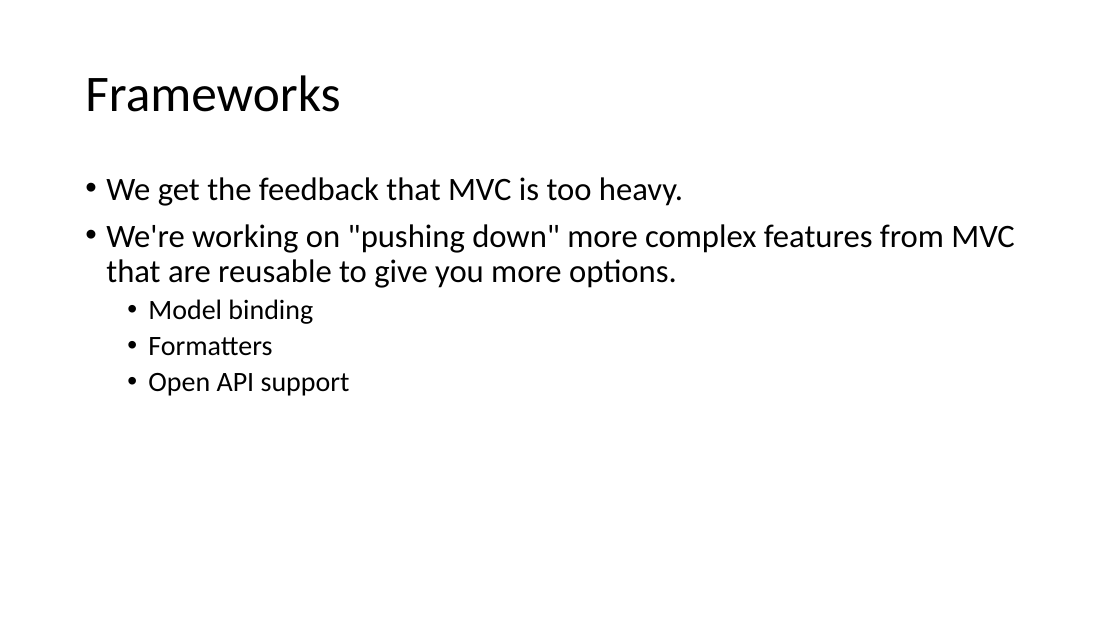
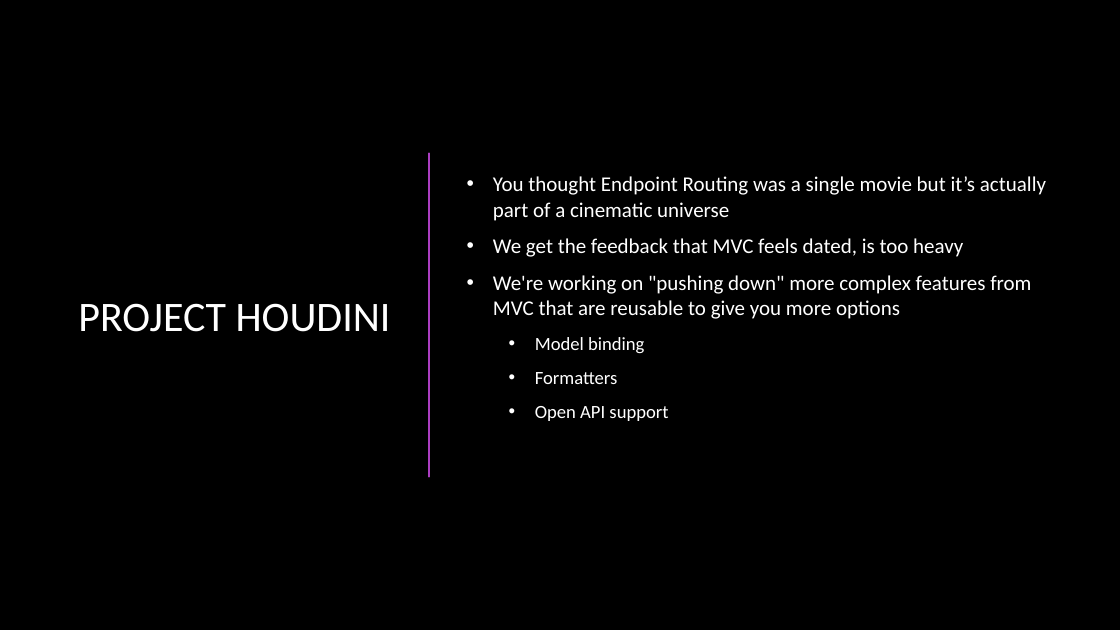
Before and after one commit to rynowak/Presentations, a slide deck: slide 13 of 2019/NDCSyndey/slides.pptx. Drawn at 1120x630 pixels with LibreOffice and Linux fonts; fonts in the diff are those of the drawing; background and template pictures are left out. Boxes give left, top, right and bottom in pixels: in the first picture for what was removed or moved away, otherwise in the second. Text is boxed around its words. In the diff, an @@ line names an element or a change of style, - is before the commit and + after.

```diff
--- a/2019/NDCSyndey/slides.pptx
+++ b/2019/NDCSyndey/slides.pptx
@@ background #FFFFFF to picture (left out) @@
@@ title removed at (x1=85, y1=75, x2=340, y2=112) @@
-Frameworks
@@ text "You thought Endpoint Routing was ..." moved from (x1=106, y1=177, x2=1015, y2=396) to (x1=493, y1=176, x2=1046, y2=421) @@
@@ text "You thought Endpoint Routing was ..." at (x1=493, y1=176, x2=1046, y2=421): vertical alignment top to middle @@
@@ line added from (429, 153) to (429, 476), #AC3EC1 1.5 pt @@
@@ text at (x1=493, y1=176, x2=1046, y2=319): text changed; size 28 to 18 pt; text colour #000000 to #FFFFFF @@
-• We get the feedback that MVC is too heavy.
-• We're working on "pushing down" more complex features from MVC that are reusable to give you more options.
+• You thought Endpoint Routing was a single movie but it’s actually part of a cinematic universe
+• We get the feedback that MVC feels dated, is too heavy
+• We're working on "pushing down" more complex features from MVC that are reusable to give you more options
@@ title added at (x1=78, y1=303, x2=391, y2=332), 36 pt, text #FFFFFF @@
+PROJECT HOUDINI
@@ text at (x1=535, y1=337, x2=668, y2=421): size 24 to 16 pt, text colour #000000 to #FFFFFF in "Model binding", "Formatters", "Open API support"; indent changed; line spacing 0.9 to 1; more space between paragraphs @@
```
Also in this commit, not shown: 8 other slides changed, 14 slides added, 10 slides removed.
